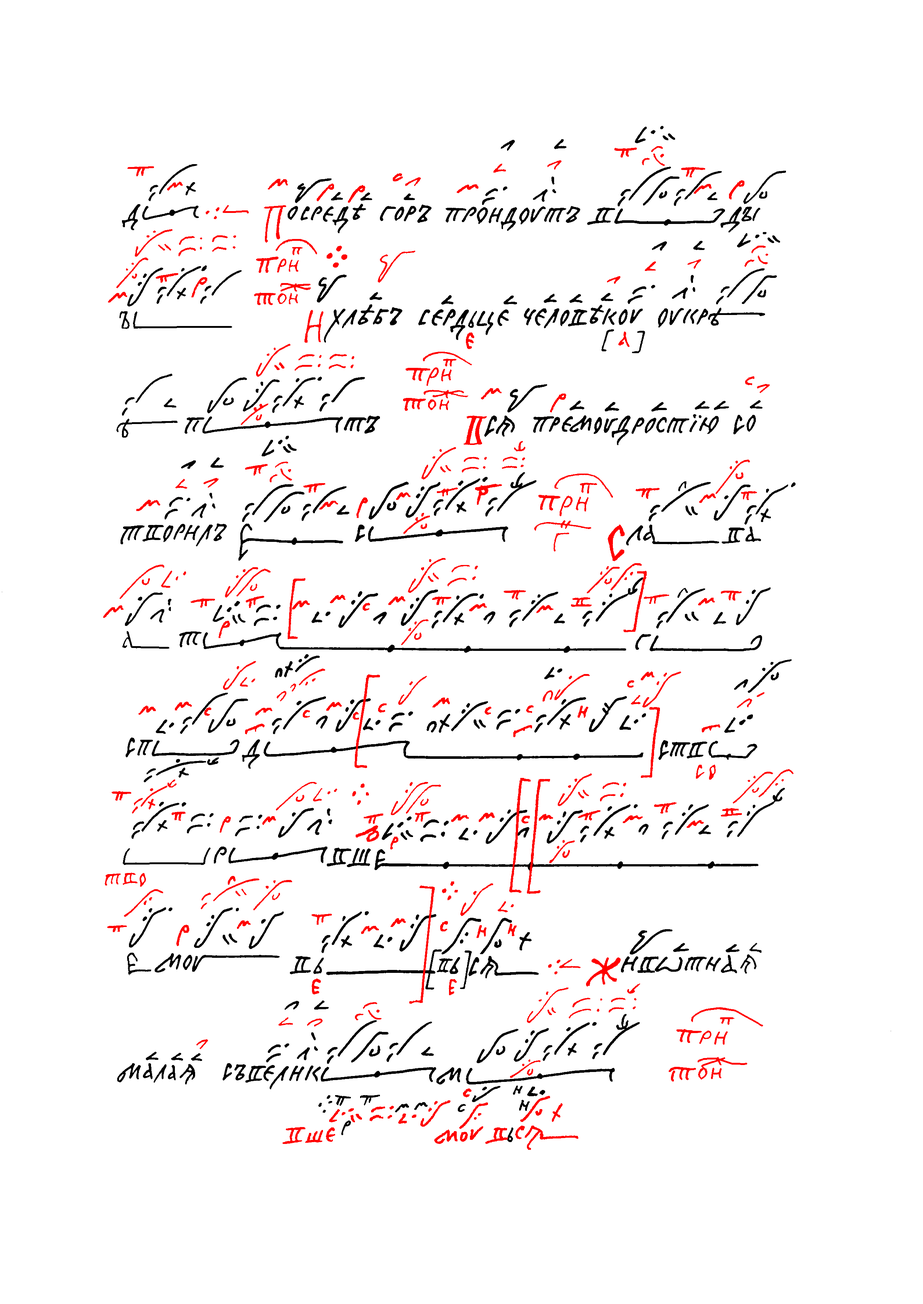
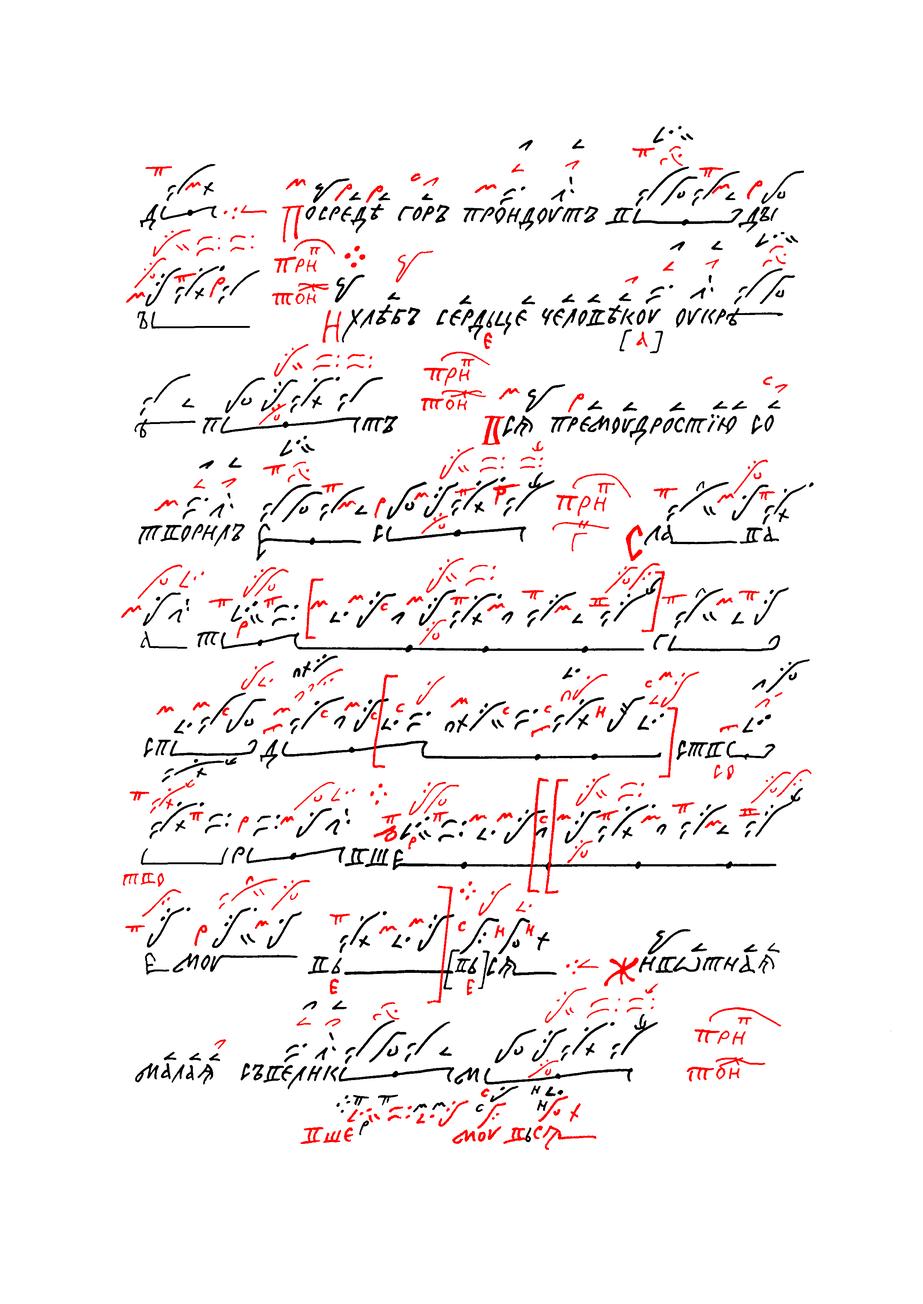
The second (923, 1304) image is a revision of the first. Changes to its layers:
painted on "Червила" over bbox(103, 146, 812, 1151)
painted on "Чернила" over bbox(1, 125, 814, 1143)
